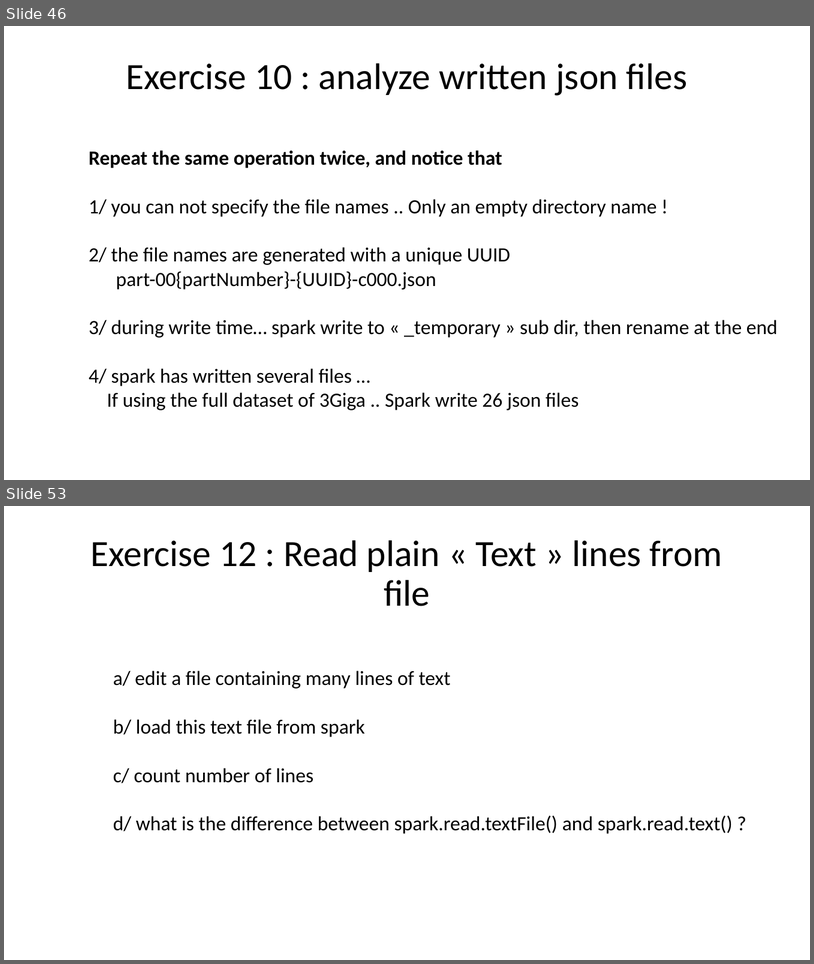
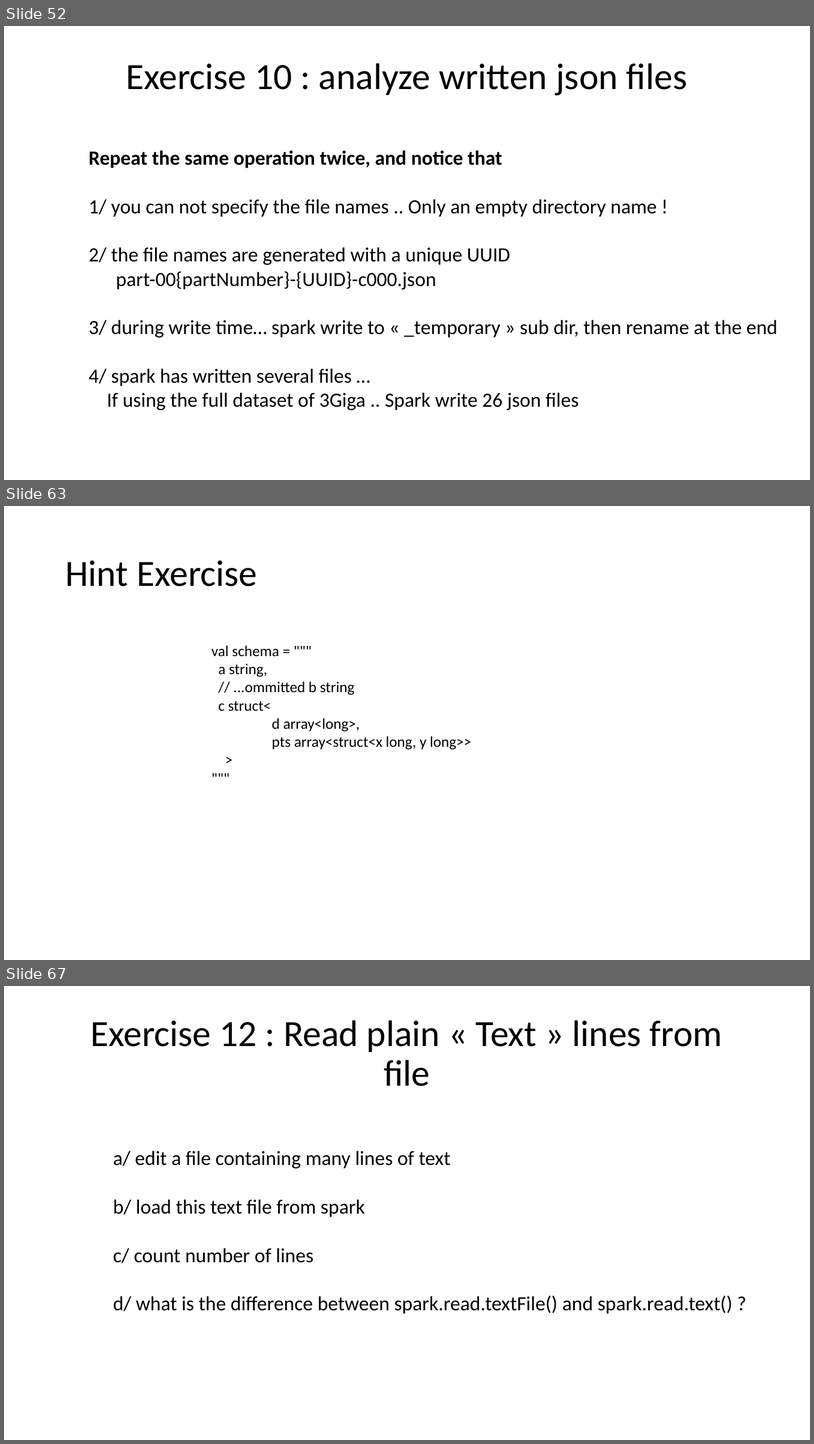
Before and after one commit to Arnaud-Nauwynck/presentations, a slide deck: pres-bigdata/Hands-On/TD2-part1-spark-read-write.pptx. Shown one above the other, each under a label of ours: slides 46 and 53 before the commit, slides 52, 63 and 67 after it; the slides between them are not shown. The pictures are 814x964 and 814x1444 pixels, drawn with LibreOffice and Linux fonts; fonts in the diff are those of the drawing. Boxes give left, top, right and bottom in pixels: in the first picture for what was removed or moved away, otherwise in the second. Text is boxed around its words. In the diff, an @@ line names an element or a change of style, - is before the commit and + after.

```diff
--- a/pres-bigdata/Hands-On/TD2-part1-spark-read-write.pptx
+++ b/pres-bigdata/Hands-On/TD2-part1-spark-read-write.pptx
@@ slide 63 added at bbox=[4, 506, 810, 960], background #FFFFFF @@
@@ title added at bbox=[65, 560, 257, 586], 44 pt, text #000000 @@
+Hint Exercise
@@ text added at bbox=[212, 645, 471, 750], 18 pt, text #000000 @@
+val schema = """
+a string,
+// ...ommitted b string
+c struct<
+d array<long>,
+pts array<struct<x long, y long>>
+>
+"""
@@ what was slide 46 is now slide 52 @@
@@ what was slide 53 is now slide 67 @@
```
Also in this commit, not shown: 14 slides changed, 15 other slides added, 1 slide removed, 23 other files.
